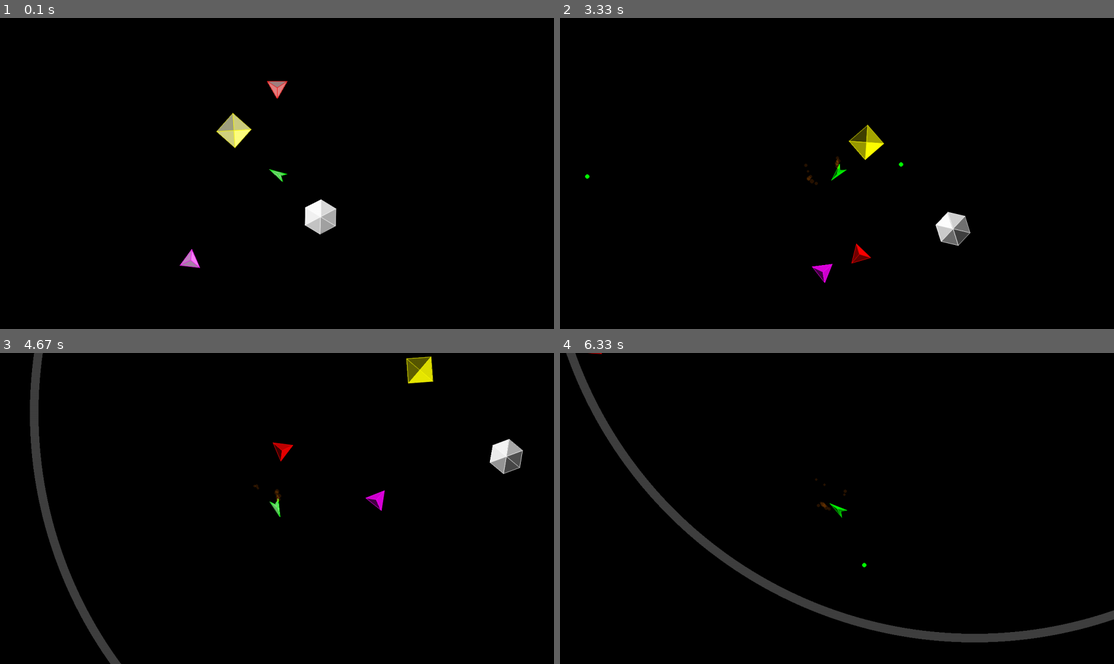
Above: before the commit, frames 1-4 (two rows, left to right).
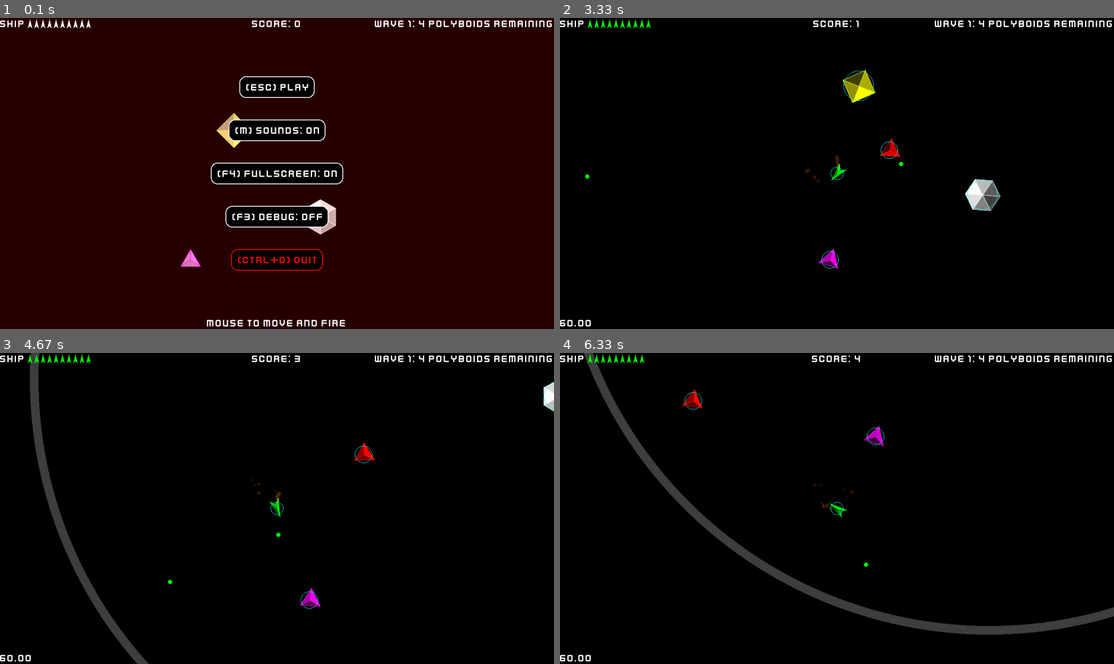
Above: after the commit, the same moments.

Repository: Binary-Ninja/pygame-summer-jam-2024
Game: pygame game, started from main.py
Same seed, same stepped clock (60 frames per second), same inputs: the game is played once before the commit and once after it.
Inputs (mouse positions are in pixels of both pictures, inside the frame that each line leads up to):
- Up to frame 1 (0.1 s): no input
- Up to frame 2 (3.33 s): click (837, 86) at 0.38 s, where only the run after the commit has a clickable "(ESC) PLAY"; press the mouse at (632, 179) at 0.7 s; move the mouse to (643, 139) at 0.8 s; release the mouse at (648, 98) at 0.93 s; hold Esc 1-1.47 s; click (726, 123) at 1.08 s; click (837, 217) at 1.55 s, where only the run after the commit has a clickable "(F3) DEBUG: OFF"; press the mouse at (837, 217) at 1.87 s; move the mouse to (770, 201) at 1.97 s; release the mouse at (698, 185) at 2.1 s; tap Esc at 2.17 s; press the mouse at (837, 217) at 2.53 s; move the mouse to (792, 145) at 2.63 s; release the mouse at (748, 70) at 2.77 s; press the mouse at (837, 217) at 2.87 s; move the mouse to (903, 164) at 2.97 s; release the mouse at (969, 114) at 3.1 s; press the mouse at (837, 217) at 3.2 s; move the mouse to (787, 232) at 3.3 s
- Up to frame 3 (4.67 s): release the mouse at (171, 586) at 3.43 s; press the mouse at (277, 552) at 3.53 s; move the mouse to (260, 499) at 3.63 s; release the mouse at (238, 449) at 3.77 s; press the mouse at (277, 552) at 3.87 s; move the mouse to (271, 511) at 3.97 s; release the mouse at (265, 474) at 4.1 s; press the mouse at (277, 552) at 4.2 s; move the mouse to (337, 580) at 4.3 s; release the mouse at (398, 604) at 4.43 s; press the mouse at (277, 552) at 4.53 s; move the mouse to (304, 586) at 4.63 s
- Up to frame 4 (6.33 s): release the mouse at (892, 623) at 4.77 s; press the mouse at (837, 552) at 4.87 s; move the mouse to (837, 542) at 4.97 s; release the mouse at (837, 533) at 5.1 s; press the mouse at (837, 552) at 5.2 s; move the mouse to (864, 564) at 5.3 s; release the mouse at (892, 580) at 5.43 s; click (981, 558) at 5.55 s; press the mouse at (981, 558) at 5.87 s; move the mouse to (870, 567) at 5.97 s; release the mouse at (753, 576) at 6.1 s; press the mouse at (981, 558) at 6.2 s; move the mouse to (820, 496) at 6.3 s

The runs differ from the first frame. In frame 1, 96% of the frame differs, in the area x 0-100%, y 0-100%; in frame 2, 3.1%; in frame 3, 4.9%; in frame 4, 7.2%.

Commit message:
added object collision, player death, and HUD

Diff:
--- a/colors.py
+++ b/colors.py
@@ -13,3 +13,4 @@
 
     THRUST = (40, 20, 0)
     ARENA_EDGE = (64, 64, 64)
+    DAMAGE_FLASH = (40, 0, 0)
--- a/main.py
+++ b/main.py
@@ -21,14 +21,17 @@
 WINDOWED_RESOLUTION = pg.Vector2(800, 600)
 FPS_CAP = 0
 SCREEN_BACKGROUND_COLOR = Color.BLACK
+
 ARENA_RADIUS = 1000
 ARENA_EDGE_THICKNESS = 20
+SCORE_MULTIPLIER = 1
+PLAYER_DAMAGE_FLASH_MS = 200
 
 
 def main() -> None:
     pg.init()
 
-    sounds = utils.Sounds(SOUND_DIRECTORY, True)
+    sounds = utils.Sounds(SOUND_DIRECTORY, False)
 
     utils.setup_window("Polybius Rex")
     fullscreen = True
@@ -36,29 +39,38 @@
     clock = pg.time.Clock()
     font = pg.Font(FONT_PATH, 24)
     debug = False
-    paused = False
+    paused = True
+    score = 0
+    wave = 1
+    death_timer = 0
 
     # Create the pause menu buttons.
-    resume_button = sprites.Button(-150)
-    sounds_button = sprites.Button(-50)
-    fullscreen_button = sprites.Button(50)
-    quit_button = sprites.Button(150)
+    resume_button = sprites.Button(-200)
+    sounds_button = sprites.Button(-100)
+    fullscreen_button = sprites.Button(0)
+    debug_button = sprites.Button(100)
+    quit_button = sprites.Button(200)
 
     # The center of the arena is the light source, so you can always locate it.
     light_source = (0, 0)
 
     game_objects = [
         # Set up the level.
-        sprites.Asteroid((100, 100), sprites.HEXAGON_TRIANGLES, Color.WHITE, 20, 35),
-        sprites.Asteroid((-100, -100), sprites.SQUARE_TRIANGLES, Color.YELLOW, -40, 35),
-        sprites.Asteroid((-200, 200), sprites.TRIANGLE_TRIANGLES, Color.MAGENTA, 80, 20),
+        sprites.Asteroid((100, 100), sprites.HEXAGON_TRIANGLES, Color.WHITE,
+                         20, 35, (40, -20), 12),
+        sprites.Asteroid((-100, -100), sprites.SQUARE_TRIANGLES, Color.YELLOW,
+                         -40, 35, (-10, -50), 8),
+        sprites.Asteroid((-200, 200), sprites.TRIANGLE_TRIANGLES, Color.MAGENTA,
+                         80, 20, (10, 10), 4),
 
         # Create and reference the player object.
         player := sprites.Player((0, 0), sprites.PLAYER_POLYGONS, Color.GREEN),
 
         # Create the enemies.
-        sprites.EnemyShip((0, -200), sprites.TRIANGLE_TRIANGLES, Color.RED, player),
+        sprites.EnemyShip((0, -400), sprites.TRIANGLE_TRIANGLES, Color.RED, 20, 10, player),
     ]
+    # Make menu button say "PLAY" instead of "RESUME".
+    player.dead = True
 
     # Particle groups.
     make_image = functools.partial(utils.make_circle_image, color=Color.THRUST, trans_color=Color.BLACK)
@@ -88,6 +100,11 @@
 
                 if event.key == pg.K_ESCAPE:
                     paused = not paused
+                    if not paused and player.dead:
+                        player.health = 10
+                        player.dead = False
+                        player.pos = pg.Vector2()
+                        player.vel = pg.Vector2()
 
                 if event.key == pg.K_F3:
                     debug = not debug
@@ -100,7 +117,7 @@
                     sounds.muted = not sounds.muted
 
             if event.type == pg.MOUSEBUTTONDOWN:
-                if event.button == LEFT_MOUSE_BUTTON:
+                if event.button == LEFT_MOUSE_BUTTON and not player.dead:
                     player.thrusting = True
 
             if event.type == pg.MOUSEBUTTONUP:
@@ -112,6 +129,16 @@
 
         # Update the game state.
         if not paused:
+            # Increase score.
+            score += SCORE_MULTIPLIER * dt
+
+            # Increase death timer.
+            if player.dead:
+                death_timer += dt
+                if death_timer > 2:
+                    death_timer = 0
+                    paused = True
+
             # Spawn particles.
             if player.thrusting:
                 vel_vector = utils.polar_vector(random.randint(150, 200), player.angle + 90 + random.randint(-15, 15))
@@ -121,12 +148,15 @@
                     sounds.play(FIRE_GUN_SOUND)
                     player.last_fire = pg.time.get_ticks()
                     vel_vector = utils.polar_vector(-sprites.PLAYER_BULLET_SPEED, player.angle + 90)
-                    bullets.add(sprites.Bullet(player.gun_pos, player.vel + vel_vector))
-
-            # Update objects and particles.
-            game_objects = [go for go in game_objects if go.update(dt, ARENA_RADIUS,
-                                                                   debris=debris_particles, sounds=sounds)]
-
+                    bullets.add(sprites.Bullet(player.gun_pos, player.vel + vel_vector, player))
+
+            # Update game objects.
+            ngo = [go for go in game_objects if go.update(dt, ARENA_RADIUS, game_objects, sounds,
+                                                          d=debris_particles, p=player)]
+            # Use a temporary variable to avoid iterating while removing objects (during collision code).
+            game_objects = ngo
+
+            # Update particles.
             thrust_particles.update(dt)
             debris_particles.update(dt)
             bullets.update(dt, arena_radius=ARENA_RADIUS, game_objects=game_objects, sounds=sounds)
@@ -134,11 +164,18 @@
         else:
             if resume_button.update():
                 paused = False
+                if player.dead:
+                    player.health = 10
+                    player.dead = False
+                    player.pos = pg.Vector2()
+                    player.vel = pg.Vector2()
             if sounds_button.update():
                 sounds.muted = not sounds.muted
             if fullscreen_button.update():
                 fullscreen = not fullscreen
                 screen = utils.create_display(WINDOWED_RESOLUTION, fullscreen)
+            if debug_button.update():
+                debug = not debug
             if quit_button.update():
                 pg.quit()
                 sys.exit()
@@ -165,11 +202,36 @@
         debris_particles.draw(screen, camera)
         bullets.draw(screen, camera)
 
+        # Draw player damage flash.
+        hp_color = Color.GREEN
+        if pg.time.get_ticks() - player.last_hit < PLAYER_DAMAGE_FLASH_MS:
+            hp_color = Color.WHITE
+            flash_surf = pg.Surface(screen.size)
+            flash_surf.fill(Color.DAMAGE_FLASH)
+            screen.blit(flash_surf, (0, 0), special_flags=pg.BLEND_ADD)
+
+        # Draw HUD.
+        score_surf = font.render(f"SCORE: {int(score)}", True, Color.WHITE)
+        screen.blit(score_surf, score_surf.get_rect(centerx=screen.get_rect().centerx))
+
+        wave_text = f"WAVE {wave}: {len(game_objects) - 1} POLYBOIDS REMAINING"
+        wave_surf = font.render(wave_text, True, Color.WHITE)
+        screen.blit(wave_surf, wave_surf.get_rect(right=screen.width))
+
+        hp_surf = font.render("SHIP", True, Color.WHITE)
+        screen.blit(hp_surf, (0, 0))
+        for i in range(player.health):
+            points = [pg.Vector2((hp_surf.width + 10) + (i * 15), hp_surf.height / 2) + p for p in sprites.HP_POLYGON]
+            pg.draw.polygon(screen, hp_color, points)
+
         if paused:
-            resume_button.draw(screen, font, " (ESC) RESUME")
+            resume_button.draw(screen, font, " (ESC) PLAY" if player.dead else " (ESC) RESUME")
             sounds_button.draw(screen, font, f" (M) SOUNDS: {"OFF" if sounds.muted else "ON"}")
             fullscreen_button.draw(screen, font, f" (F4) FULLSCREEN: {"ON" if fullscreen else "OFF"}")
+            debug_button.draw(screen, font, f" (F3) DEBUG: {"ON" if debug else "OFF"}")
             quit_button.draw(screen, font, " (CTRL+Q) QUIT", Color.RED)
+            help_surf = font.render("MOUSE TO MOVE AND FIRE", True, Color.WHITE)
+            screen.blit(help_surf, help_surf.get_rect(centerx=screen.get_rect().centerx, bottom=screen.height))
 
         if debug:
             fps_surf = font.render(f"{clock.get_fps():.2f}", True, Color.WHITE, Color.BLACK)
--- a/sprites.py
+++ b/sprites.py
@@ -39,6 +39,13 @@
     ((-10, 20), (0, 10), (10, 20)),
 )
 
+HP_POLYGON = (
+    (0, -10),
+    (-5, 10),
+    (0, 5),
+    (5, 10),
+)
+
 PLAYER_THRUSTER_POS = (0, 10)
 PLAYER_GUN_POS = (0, -20)
 PLAYER_THRUST_ACC = 500
@@ -51,7 +58,9 @@
 
 ARENA_BOUNCE = 0.8
 
-BULLET_DAMAGE = 10
+BULLET_DAMAGE = 1
+BOUNCE_DAMAGE = 1
+BOUNCE_I_FRAMES = 200
 
 DAMAGE_FLASH_MS = 200
 
@@ -127,15 +136,18 @@
 
 
 class Bullet(utils.Particle):
-    def __init__(self, pos: Sequence[float], vel: Sequence[float]):
+    def __init__(self, pos: Sequence[float], vel: Sequence[float], owner: "GameObject"):
         self.pos = pg.Vector2(pos)  # noqa
         self.vel = pg.Vector2(vel)  # noqa
+        self.owner = owner
 
     def update(self, dt: float, *args, **kwargs) -> bool:
         if self.pos.length_squared() > kwargs["arena_radius"] ** 2:
             return False
         for game_object in kwargs["game_objects"]:
-            if (self.pos - game_object.pos).length_squared() < game_object.radius ** 2:
+            if game_object is self.owner:
+                continue
+            if self.pos.distance_squared_to(game_object.pos) < game_object.radius ** 2:
                 game_object.health -= BULLET_DAMAGE
                 if game_object.health > 0:
                     kwargs["sounds"].play(ASTEROID_HIT_SOUND)
@@ -174,8 +186,9 @@
 
 
 class GameObject:
-    def __init__(self, pos: Sequence[float], polygons, color, radius: int = 20, max_health: int = 100):
+    def __init__(self, pos: Sequence[float], polygons, color, radius: int = 20, max_health: int = 10, vel=(0, 0)):
         self.pos = pg.Vector2(pos)  # noqa
+        self.vel = pg.Vector2(vel)  # noqa
         self.angle = 0
         self.polygons = polygons
         self.color = color
@@ -183,7 +196,36 @@
         self.health = max_health
         self.last_hit = 0
 
-    def update(self, dt: float, arena_radius: int, **kwargs) -> bool:
+    def update(self, dt: float, arena_radius: int, objects, sounds, **kwargs) -> bool:
+        self.pos += self.vel * dt
+        if self.pos.length_squared() > arena_radius ** 2:
+            self.pos.scale_to_length(arena_radius)
+            self.vel = self.vel.reflect(self.pos) * ARENA_BOUNCE
+        for go in objects:
+            if go is self:
+                continue
+            if self.pos.distance_squared_to(go.pos) < (self.radius + go.radius) ** 2:
+                # Decrease health if i-frames allow.
+                ticks = pg.time.get_ticks()
+                if ticks - self.last_hit >= BOUNCE_I_FRAMES:
+                    self.last_hit = ticks
+                    self.health -= BOUNCE_DAMAGE
+                if ticks - go.last_hit >= BOUNCE_I_FRAMES:
+                    go.last_hit = ticks
+                    go.health -= BOUNCE_DAMAGE
+                # Play sound if player.
+                if self is kwargs["p"] or go is kwargs["p"]:
+                    sounds.play(ASTEROID_HIT_SOUND)
+                # Move self away so they are no longer colliding.
+                unstick_vector = self.pos - go.pos
+                unstick_vector.scale_to_length(self.radius + go.radius - self.pos.distance_to(go.pos))
+                self.pos += unstick_vector
+                # Bounce the objects.
+                tangent_vector = pg.Vector2(go.pos.y - self.pos.y, -(go.pos.x - self.pos.x)).normalize()
+                rel_vel = self.vel - go.vel
+                vel = rel_vel - tangent_vector * (rel_vel * tangent_vector)
+                self.vel -= vel
+                go.vel += vel
         return True
 
     def draw(self, screen: pg.Surface, light_source: Sequence[float], camera: Sequence[float]):
@@ -215,33 +257,44 @@
 
 
 class Asteroid(GameObject):
-    def __init__(self, pos: Sequence[float], polygons, color, turn_speed, radius):
-        super().__init__(pos, polygons, color, radius)
+    def __init__(self, pos: Sequence[float], polygons, color, turn_speed, radius, vel=(0, 0), hp: int = 10):
+        super().__init__(pos, polygons, color, radius, vel=vel)
+        self.health = hp
         self.turn_speed = turn_speed
 
-    def update(self, dt: float, arena_radius: int, **kwargs) -> bool:
+    def update(self, dt: float, arena_radius: int, objects, sounds, **kwargs) -> bool:
         if self.health <= 0:
             for _ in range(40):
                 vel_vector = utils.polar_vector(-random.randint(60, 120), random.randrange(360))
-                kwargs["debris"].add(DebrisParticle(self.pos, vel_vector, self.color))
-            kwargs["sounds"].play(ASTEROID_BREAK_SOUND)
+                kwargs["d"].add(DebrisParticle(self.pos, vel_vector, self.color))
+            sounds.play(ASTEROID_BREAK_SOUND)
             return False
         self.angle += self.turn_speed * dt
         self.angle %= 360
+        super().update(dt, arena_radius, objects, sounds, **kwargs)
         return True
 
 
 class Player(GameObject):
     def __init__(self, pos: Sequence[float], polygons, color):
         super().__init__(pos, polygons, color, PLAYER_RADIUS)
-        self.acc = pg.Vector2(0, 0)
-        self.vel = pg.Vector2(0, 0)
+        self.acc = pg.Vector2()
         self.thrusting = False
         self.thrust_pos = self.pos + pg.Vector2(PLAYER_THRUSTER_POS).rotate(self.angle)
         self.gun_pos = self.pos + pg.Vector2(PLAYER_GUN_POS).rotate(self.angle)
         self.last_fire = 0
-
-    def update(self, dt: float, arena_radius: int, **kwargs) -> bool:
+        self.dead = False
+
+    def update(self, dt: float, arena_radius: int, objects, sounds, **kwargs) -> bool:
+        if self.dead:
+            return True
+        if self.health <= 0:
+            for _ in range(40):
+                vel_vector = utils.polar_vector(-random.randint(60, 120), random.randrange(360))
+                kwargs["d"].add(DebrisParticle(self.pos, vel_vector, self.color))
+            sounds.play(ASTEROID_BREAK_SOUND)
+            self.dead = True
+            self.thrusting = False
         self.thrust_pos = self.pos + pg.Vector2(PLAYER_THRUSTER_POS).rotate(self.angle)
         self.gun_pos = self.pos + pg.Vector2(PLAYER_GUN_POS).rotate(self.angle)
         if self.thrusting:
@@ -249,33 +302,31 @@
         else:
             self.acc = pg.Vector2()
         self.vel += self.acc * dt
-        self.pos += self.vel * dt
-        if self.pos.length_squared() > arena_radius ** 2:
-            self.pos.scale_to_length(arena_radius)
-            self.vel = self.vel.reflect(self.pos) * ARENA_BOUNCE
-        return True
+        super().update(dt, arena_radius, objects, sounds, **kwargs)
+        return True
+
+    def draw(self, screen: pg.Surface, light_source: Sequence[float], camera: Sequence[float]):
+        if not self.dead:
+            super().draw(screen, light_source, camera)
 
 
 class EnemyShip(GameObject):
-    def __init__(self, pos: Sequence[float], polygons, color, target: GameObject):
-        super().__init__(pos, polygons, color)
+    def __init__(self, pos: Sequence[float], polygons, color, radius, hp: int, target: GameObject):
+        super().__init__(pos, polygons, color, radius)
+        self.health = hp
         self.target = target
         self.acc = pg.Vector2()
-        self.vel = pg.Vector2()
-
-    def update(self, dt: float, arena_radius: int, **kwargs) -> bool:
+
+    def update(self, dt: float, arena_radius: int, objects, sounds, **kwargs) -> bool:
         if self.health <= 0:
             for _ in range(40):
                 vel_vector = utils.polar_vector(-random.randint(60, 120), random.randrange(360))
-                kwargs["debris"].add(DebrisParticle(self.pos, vel_vector, self.color))
-            kwargs["sounds"].play(ASTEROID_BREAK_SOUND)
+                kwargs["d"].add(DebrisParticle(self.pos, vel_vector, self.color))
+            sounds.play(ASTEROID_BREAK_SOUND)
             return False
         self.angle = pg.Vector2().angle_to(self.target.pos - self.pos) + 90
         self.acc = self.target.pos - self.pos
         self.acc.scale_to_length(ENEMY_THRUST_ACC)
         self.vel += self.acc * dt
-        self.pos += self.vel * dt
-        if self.pos.length_squared() > arena_radius ** 2:
-            self.pos.scale_to_length(arena_radius)
-            self.vel = self.vel.reflect(self.pos) * ARENA_BOUNCE
-        return True
+        super().update(dt, arena_radius, objects, sounds, **kwargs)
+        return True
